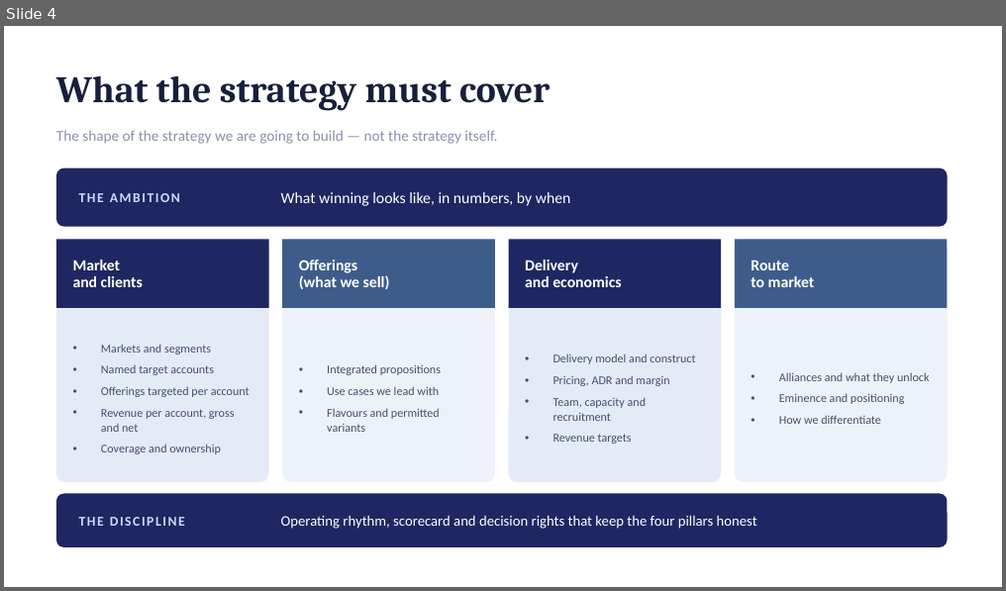
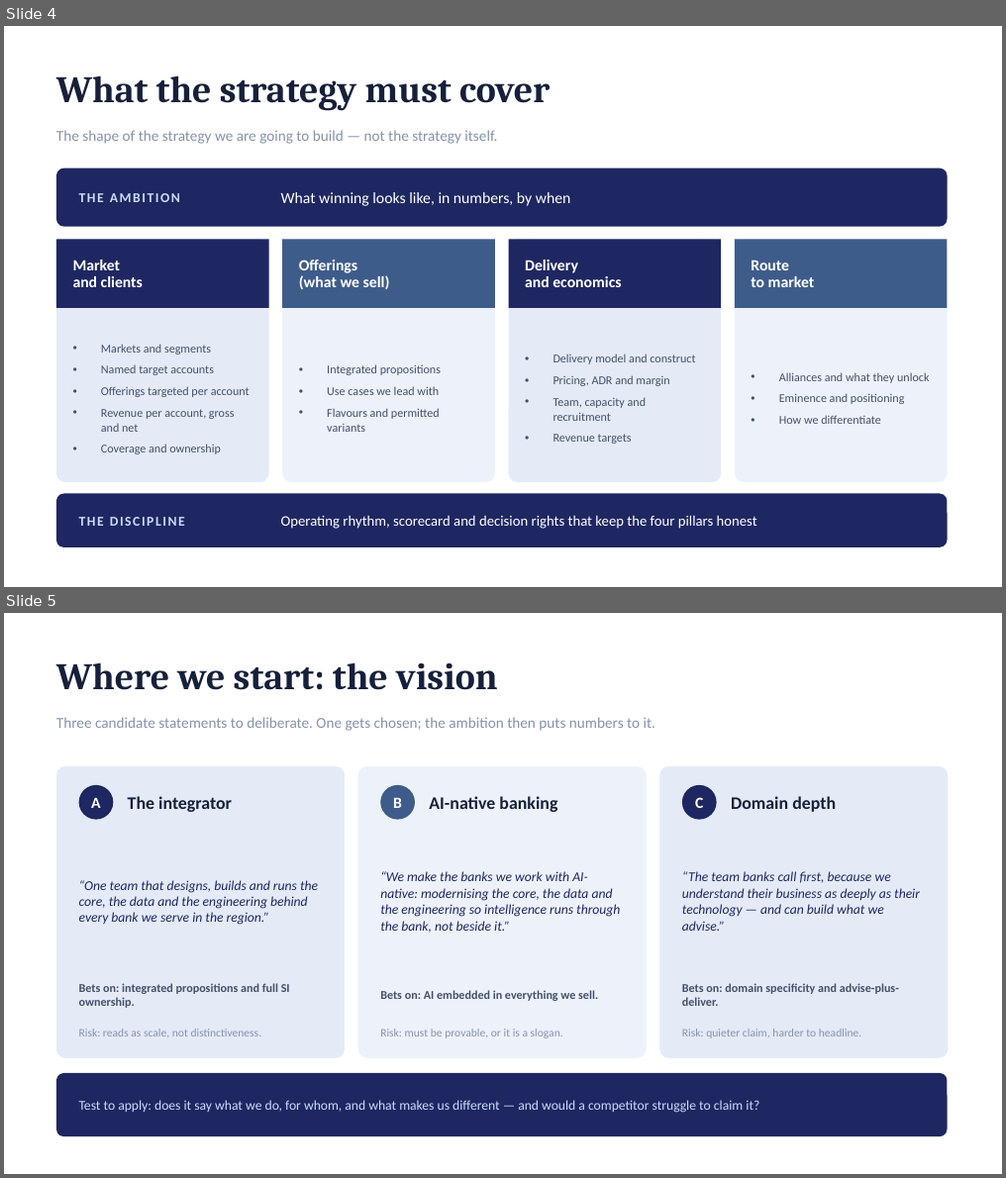
Before and after one commit to dhajjar-cyber/bae, a slide deck: FSI strategy/EAIND-FSI-Strategy-Development-Plan.pptx. Shown one above the other, each under a label of ours: slide 4 before the commit, slides 4 and 5 after it. The pictures are 1006x591 and 1006x1178 pixels, drawn with LibreOffice and Linux fonts; fonts in the diff are those of the drawing. Boxes give left, top, right and bottom in pixels: in the first picture for what was removed or moved away, otherwise in the second. Text is boxed around its words. In the diff, an @@ line names an element or a change of style, - is before the commit and + after.

```diff
--- a/FSI strategy/EAIND-FSI-Strategy-Development-Plan.pptx
+++ b/FSI strategy/EAIND-FSI-Strategy-Development-Plan.pptx
@@ slide 5 added at box(4, 613, 1002, 1174), background #FFFFFF @@
@@ text added at box(56, 663, 498, 690), 36 pt, text #16203A, bold @@
+Where we start: the vision
@@ text added at box(56, 717, 655, 731), 14.5 pt, text #8792AB @@
+Three candidate statements to deliberate. One gets chosen; the ambition then puts numbers to it.
@@ rounded rectangle added at box(56, 766, 345, 1059), fill #E4EBF7 @@
@@ ellipse added at box(79, 785, 113, 820), fill #1E2761 @@
@@ rounded rectangle added at box(358, 766, 647, 1059), fill #EDF2FA @@
@@ ellipse added at box(380, 785, 415, 820), fill #3E5C8A @@
@@ rounded rectangle added at box(659, 766, 948, 1059), fill #E4EBF7 @@
@@ ellipse added at box(682, 785, 717, 820), fill #1E2761 @@
@@ text added at box(91, 797, 101, 808), 15 pt, text #FFFFFF, bold @@
+A
@@ text added at box(128, 796, 232, 812), 17 pt, text #16203A, bold @@
+The integrator
@@ text added at box(393, 798, 402, 808), 15 pt, text #FFFFFF, bold @@
+B
@@ text added at box(429, 796, 557, 812), 17 pt, text #16203A, bold @@
+AI-native banking
@@ text added at box(695, 797, 703, 808), 15 pt, text #FFFFFF, bold @@
+C
@@ text added at box(731, 796, 836, 812), 17 pt, text #16203A, bold @@
+Domain depth
@@ text added at box(380, 871, 620, 933), 13 pt, text #1E2761, italic @@
+“We make the banks we work with AI-native: modernising the core, the data and the engineering so intelligence runs through the bank, not beside it.”
@@ text added at box(682, 871, 920, 931), 13 pt, text #1E2761, italic @@
+“The team banks call first, because we understand their business as deeply as their technology — and can build what we advise.”
@@ text added at box(79, 880, 318, 925), 13 pt, text #1E2761, italic @@
+“One team that designs, builds and runs the core, the data and the engineering behind every bank we serve in the region.”
@@ text added at box(79, 983, 290, 1008), 11.5 pt, text #44506B, bold @@
+Bets on: integrated propositions and full SI ownership.
@@ text added at box(380, 990, 598, 1001), 11.5 pt, text #44506B, bold @@
+Bets on: AI embedded in everything we sell.
@@ text added at box(682, 983, 899, 1006), 11.5 pt, text #44506B, bold @@
+Bets on: domain specificity and advise-plus-deliver.
@@ text added at box(79, 1029, 262, 1038), 11 pt, text #8792AB @@
+Risk: reads as scale, not distinctiveness.
@@ text added at box(380, 1029, 563, 1039), 11 pt, text #8792AB @@
+Risk: must be provable, or it is a slogan.
@@ text added at box(682, 1029, 862, 1039), 11 pt, text #8792AB @@
+Risk: quieter claim, harder to headline.
@@ rounded rectangle added at box(56, 1073, 947, 1137), fill #1E2761 @@
@@ text added at box(79, 1100, 759, 1113), 13 pt, text #CADCFC @@
+Test to apply: does it say what we do, for whom, and what makes us different — and would a competitor struggle to claim it?
```
Also in this commit, not shown: 4 slides changed, 2 other files.
